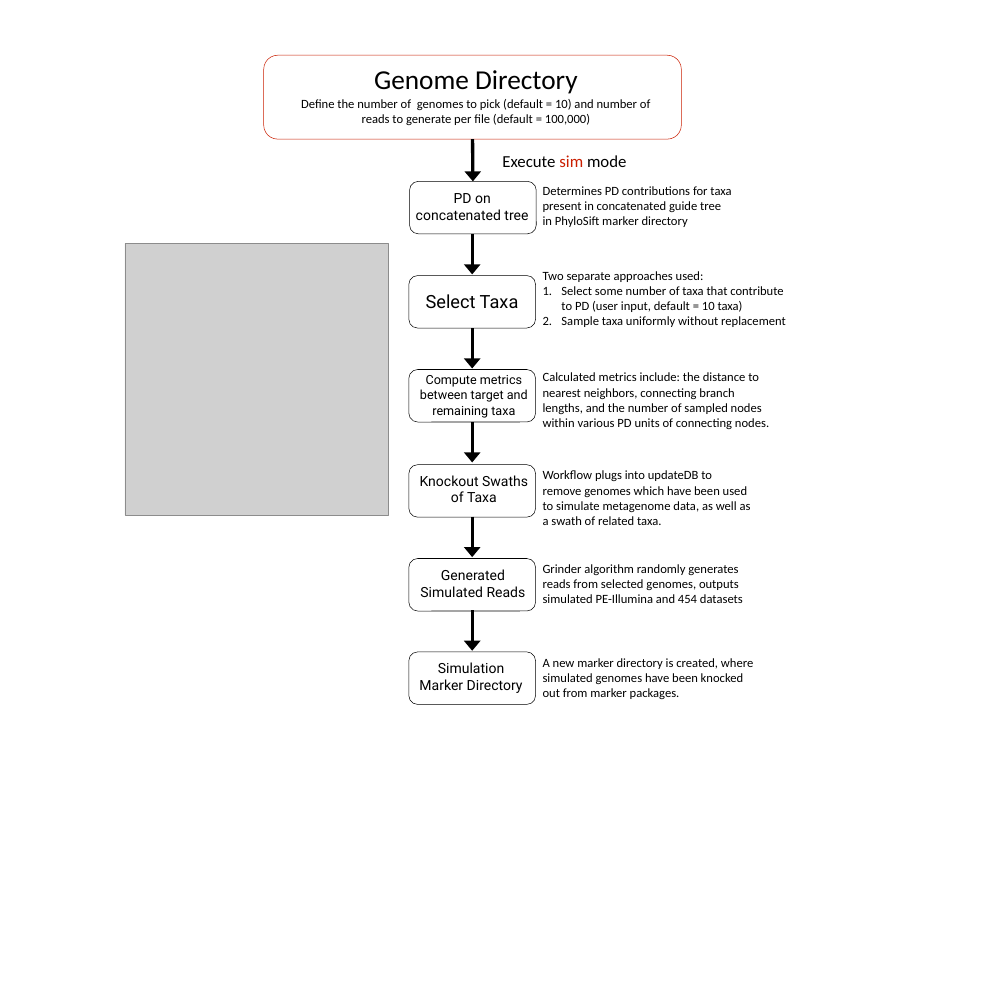
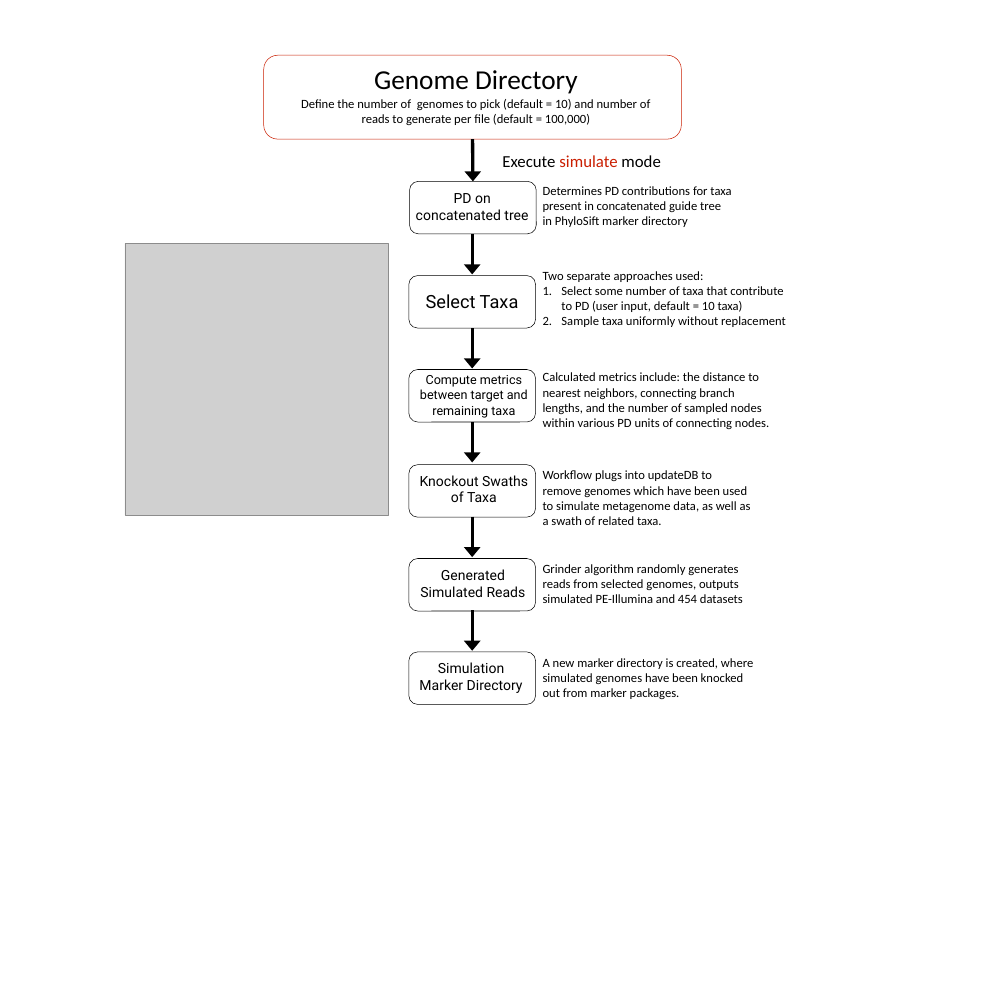
Before and after one commit to gjospin/PhyloSift, a slide deck: slide 1 of writing/figures/Phylosift_Kangaroo.pptx. Drawn at 1008x1008 pixels with LibreOffice and Linux fonts; fonts in the diff are those of the drawing; grey boxes stand for pictures. Boxes give left, top, right and bottom in pixels: in the first picture for what was removed or moved away, otherwise in the second. Text is boxed around its words. In the diff, an @@ line names an element or a change of style, - is before the commit and + after.

```diff
--- a/writing/figures/Phylosift_Kangaroo.pptx
+++ b/writing/figures/Phylosift_Kangaroo.pptx
@@ text at <box>502,155,660,167</box>: text changed @@
-Execute sim mode
+Execute simulate mode
```
Also in this commit, not shown: 3 other files.
